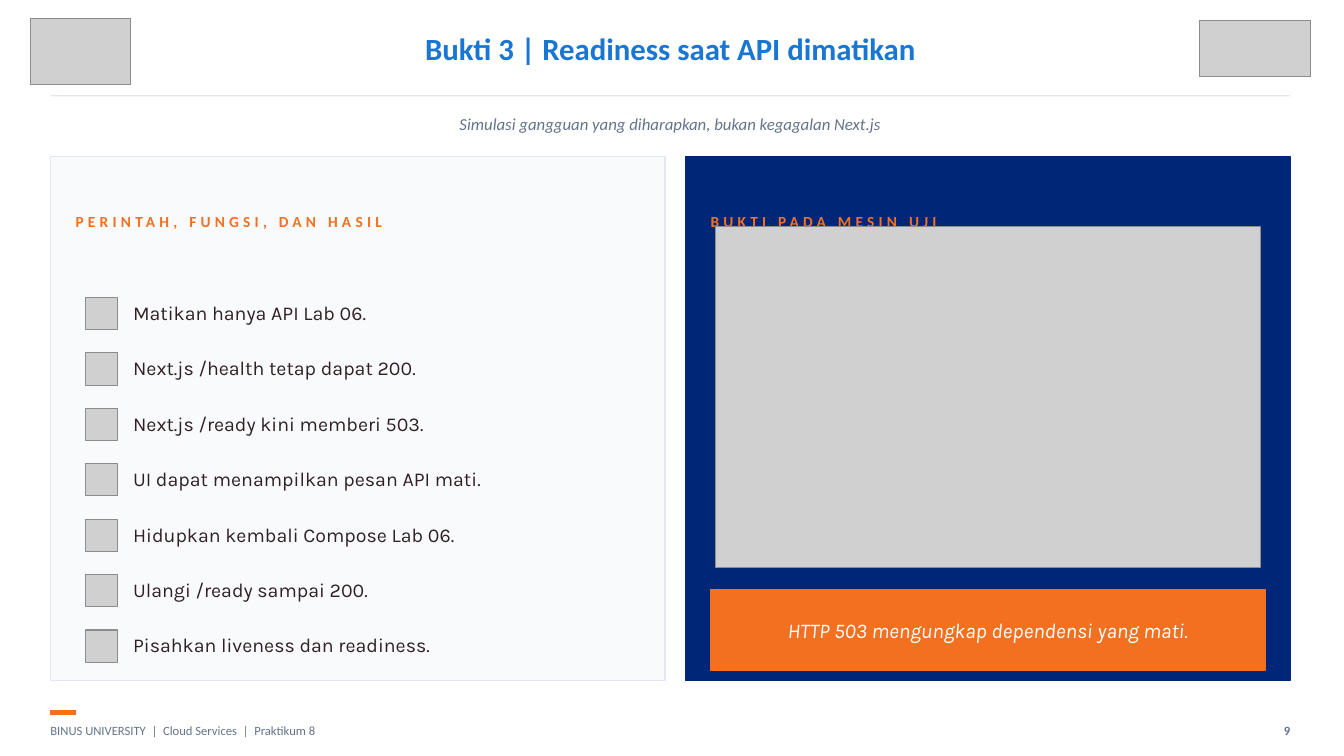
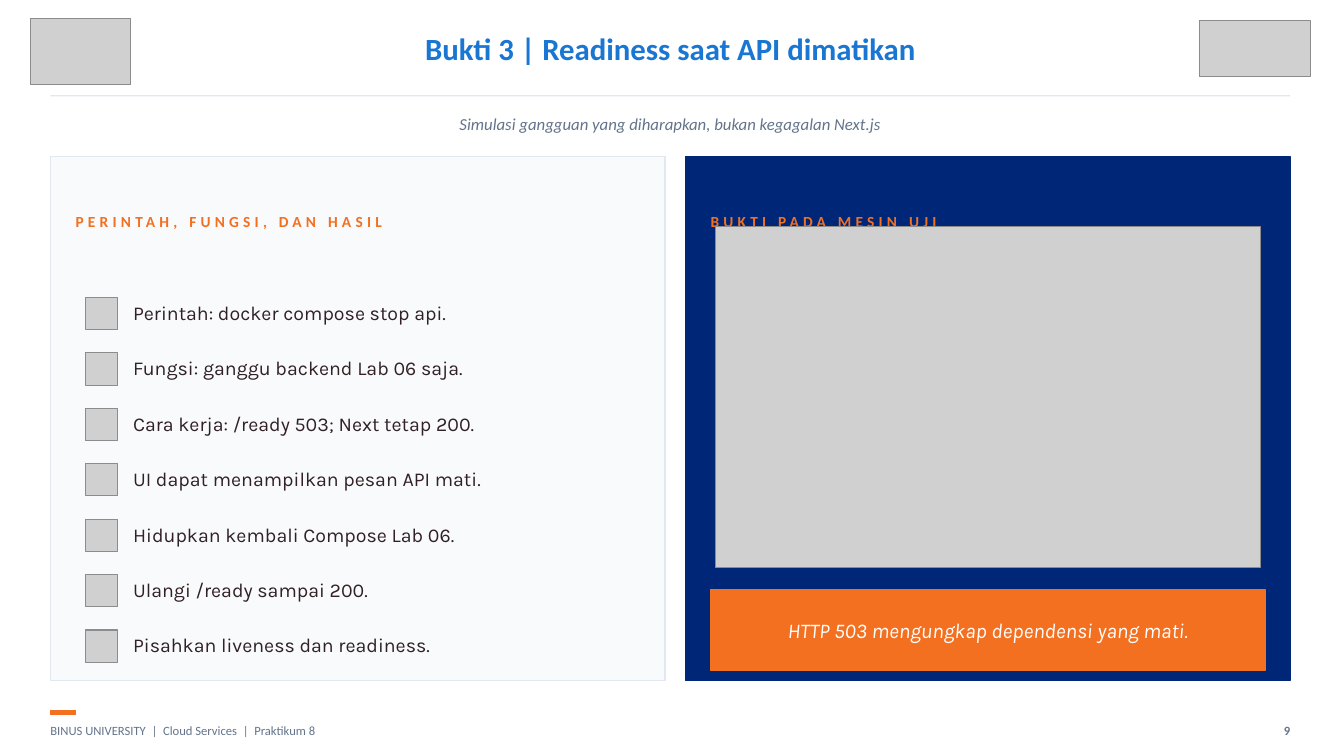
Before and after one commit to SeedFlora/meet8CloudService, a slide deck: slide 9 of slides/LAB08_Cloud_Notes_Nextjs_Bukti_Live.pptx. Drawn at 1344x756 pixels with LibreOffice and Linux fonts; fonts in the diff are those of the drawing; grey boxes stand for pictures. Boxes give left, top, right and bottom in pixels: in the first picture for what was removed or moved away, otherwise in the second. Text is boxed around its words. In the diff, an @@ line names an element or a change of style, - is before the commit and + after.

```diff
--- a/slides/LAB08_Cloud_Notes_Nextjs_Bukti_Live.pptx
+++ b/slides/LAB08_Cloud_Notes_Nextjs_Bukti_Live.pptx
@@ text at [133, 306, 446, 325]: text changed @@
-Matikan hanya API Lab 06.
+Perintah: docker compose stop api.
@@ text added at [133, 361, 463, 380], 14 pt, text #312124 @@
+Fungsi: ganggu backend Lab 06 saja.
@@ text at [133, 416, 474, 436]: text changed @@
-Next.js /health tetap dapat 200.
+Cara kerja: /ready 503; Next tetap 200.
@@ text removed at [133, 416, 424, 436] @@
-Next.js /ready kini memberi 503.
```
Also in this commit, not shown: 4 other slides changed.
